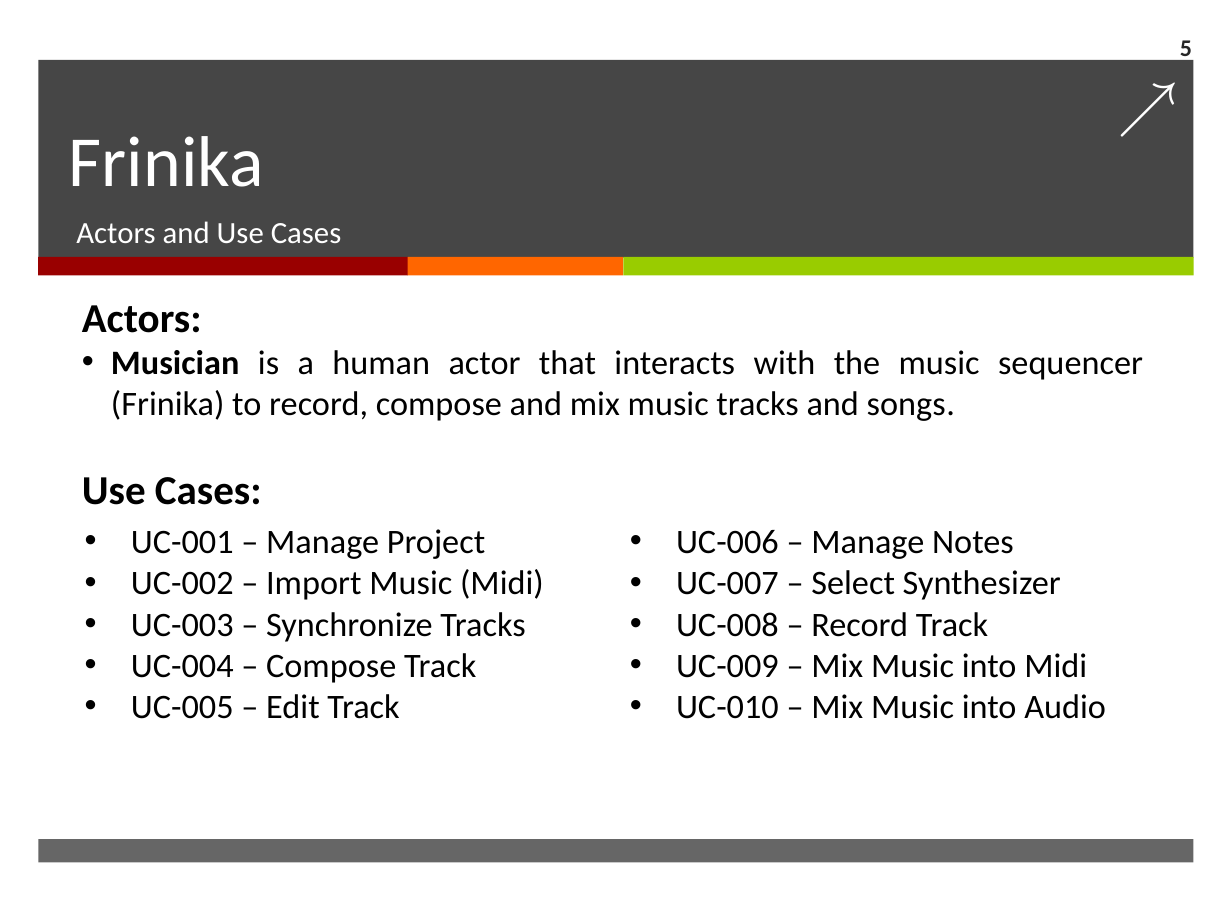
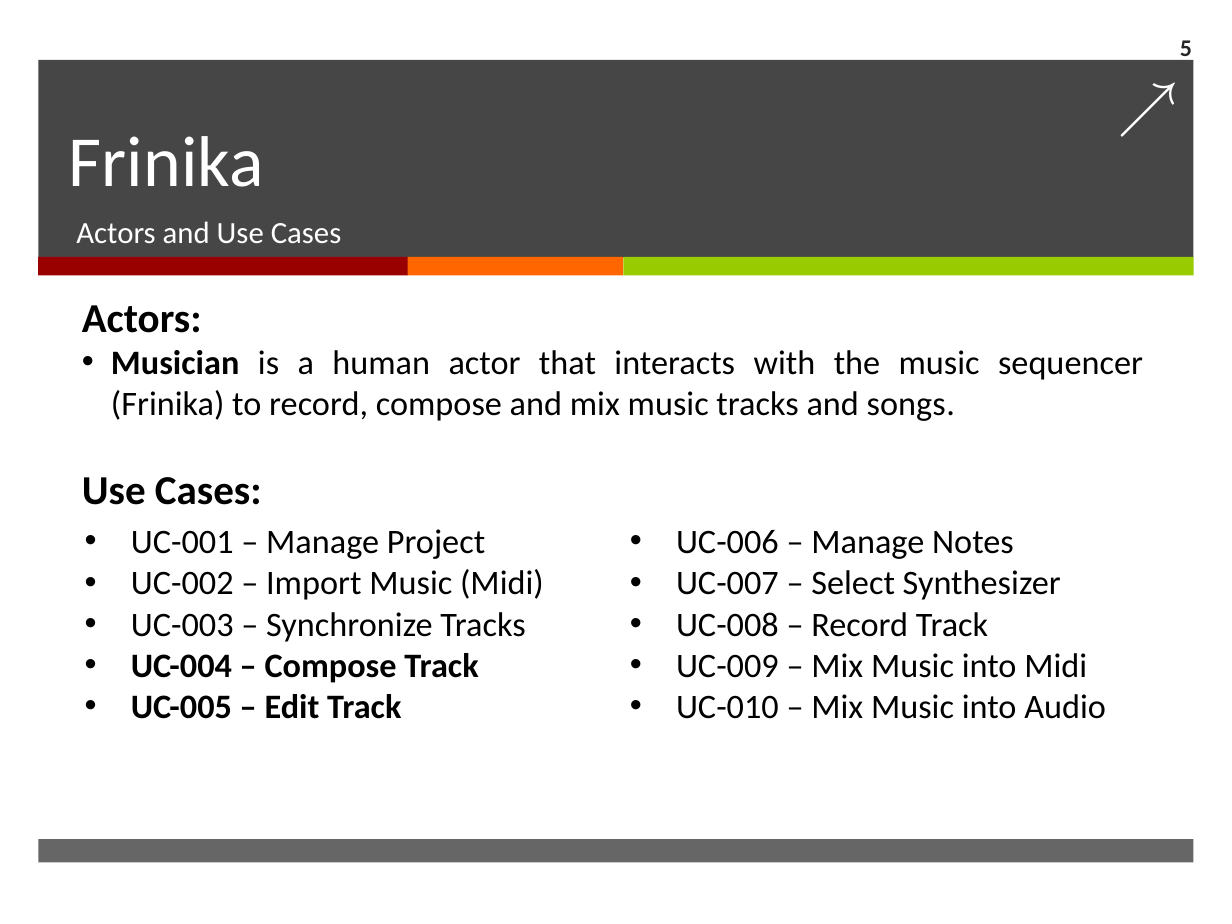
Before and after one commit to mischell/Soen6471Frinika, a slide deck: slide 5 of Final Report/SOEN6471 - Frinika - Final Presentation.ppt. Drawn at 1232x924 pixels with LibreOffice and Linux fonts; fonts in the diff are those of the drawing. Boxes give left, top, right and bottom in pixels: in the first picture for what was removed or moved away, otherwise in the second. Text is boxed around its words. In the diff, an @@ line names an element or a change of style, - is before the commit and + after.

```diff
--- a/Final Report/SOEN6471 - Frinika - Final Presentation.ppt
+++ b/Final Report/SOEN6471 - Frinika - Final Presentation.ppt
@@ text at bbox=[131, 653, 478, 719]: bold on in "UC-004 – Compose Track", "UC-005 – Edit Track" @@
```
Also in this commit, not shown: 1 other slide changed, 2 slides added, 1 slide removed.
